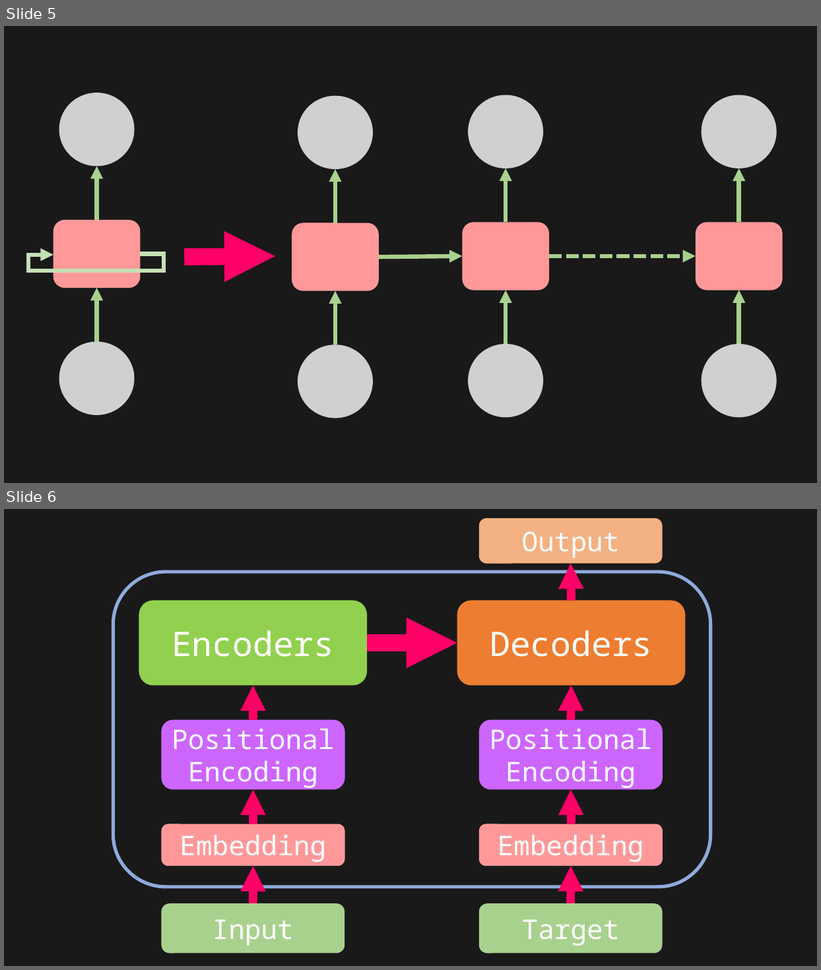
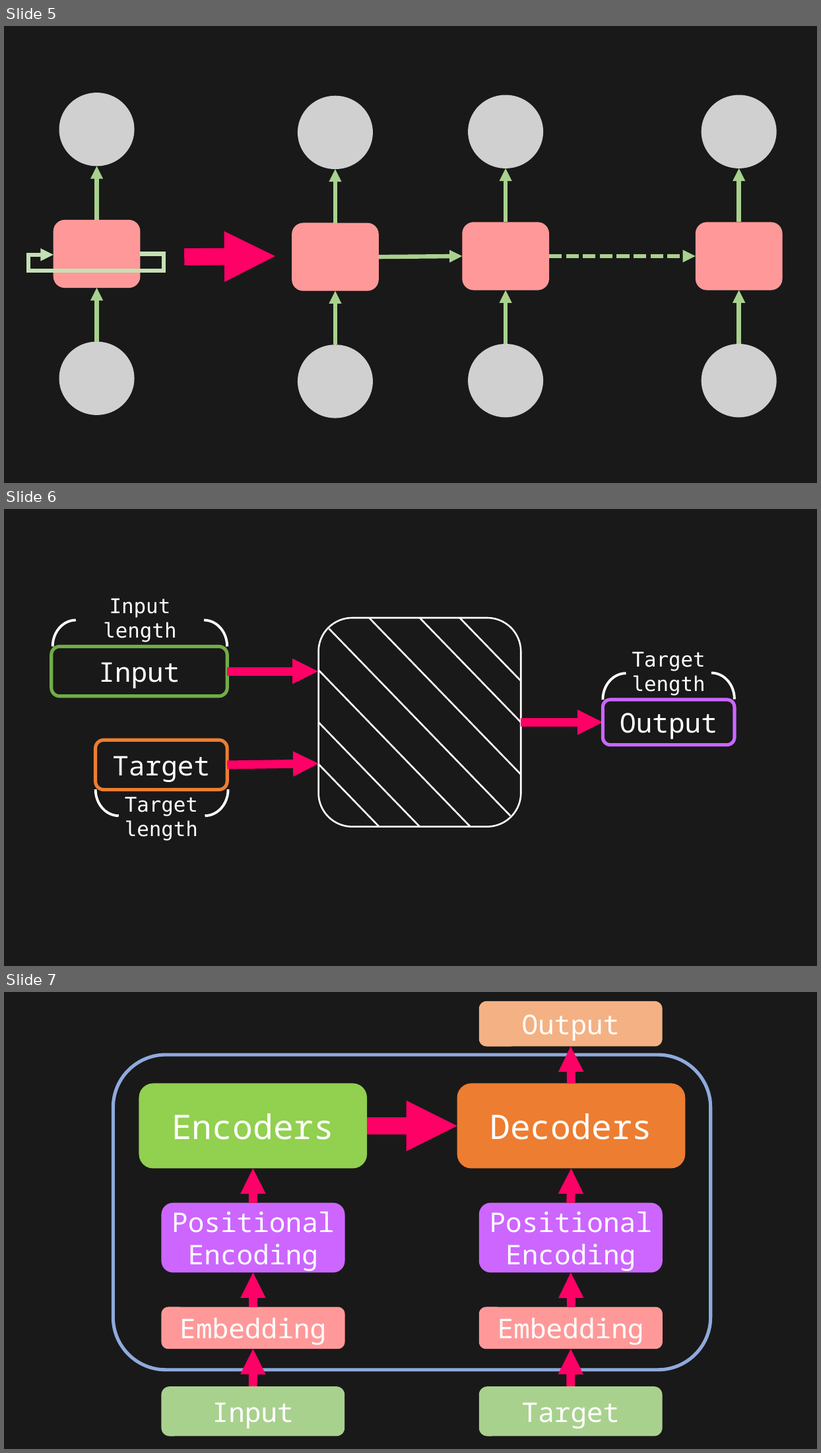
Before and after one commit to toonnyy8/PPT, a slide deck: Attention-is-all-you-need/image.pptx. Shown one above the other, each under a label of ours: slides 5 and 6 before the commit, slides 5, 6 and 7 after it. The pictures are 821x970 and 821x1453 pixels, drawn with LibreOffice and Linux fonts; fonts in the diff are those of the drawing; grey boxes stand for pictures. Boxes give left, top, right and bottom in pixels: in the first picture for what was removed or moved away, otherwise in the second. Text is boxed around its words. In the diff, an @@ line names an element or a change of style, - is before the commit and + after.

```diff
--- a/Attention-is-all-you-need/image.pptx
+++ b/Attention-is-all-you-need/image.pptx
@@ slide 6 added at (4,509,817,966), background #191919 @@
@@ rounded rectangle added at (61,591,219,645), 24 pt, text #FFFFFF @@
+Input length
@@ arc (boxed as its full ellipse) added at (53,620,99,673), outline #FFFFFF 3 pt @@
@@ arc (boxed as its full ellipse) added at (181,620,227,673), outline #FFFFFF 3 pt @@
@@ rounded rectangle added at (319,618,521,827), outline #FFFFFF 2 pt @@
@@ line added from (370, 618) to (521, 775), #FFFFFF 2 pt @@
@@ line added from (420, 618) to (521, 722), #FFFFFF 2 pt @@
@@ line added from (459, 618) to (521, 681), #FFFFFF 2 pt @@
@@ rounded rectangle added at (52,647,227,697), outline #70AD47 4 pt, 32 pt, text #FFFFFF @@
+Input
@@ line added from (329, 629) to (510, 816), #FFFFFF 2 pt @@
@@ rounded rectangle added at (620,644,718,698), 24 pt, text #FFFFFF @@
+Target length
@@ arrow added from (227, 671) to (318, 671), #FF0066 10 pt @@
@@ line added from (319, 670) to (471, 827), #FFFFFF 2 pt @@
@@ arc (boxed as its full ellipse) added at (603,674,649,727), outline #FFFFFF 3 pt @@
@@ arc (boxed as its full ellipse) added at (688,673,735,726), outline #FFFFFF 3 pt @@
@@ rounded rectangle added at (603,700,735,745), outline #CC66FF 4 pt, 32 pt, text #FFFFFF @@
+Output
@@ line added from (319, 722) to (420, 827), #FFFFFF 2 pt @@
@@ arrow added from (521, 722) to (603, 722), #FF0066 10 pt @@
@@ rounded rectangle added at (96,740,227,790), outline #ED7D31 4 pt, 32 pt, text #FFFFFF @@
+Target
@@ arc (boxed as its full ellipse) added at (96,763,142,817), outline #FFFFFF 3 pt @@
@@ arc (boxed as its full ellipse) added at (182,763,228,817), outline #FFFFFF 3 pt @@
@@ arrow added from (227, 765) to (319, 764), #FF0066 10 pt @@
@@ line added from (318, 764) to (379, 827), #FFFFFF 2 pt @@
@@ text added at (125,797,198,841), 24 pt, text #FFFFFF @@
+Target length
@@ what was slide 6 is now slide 7 @@
```
Also in this commit, not shown: 3 other files.
